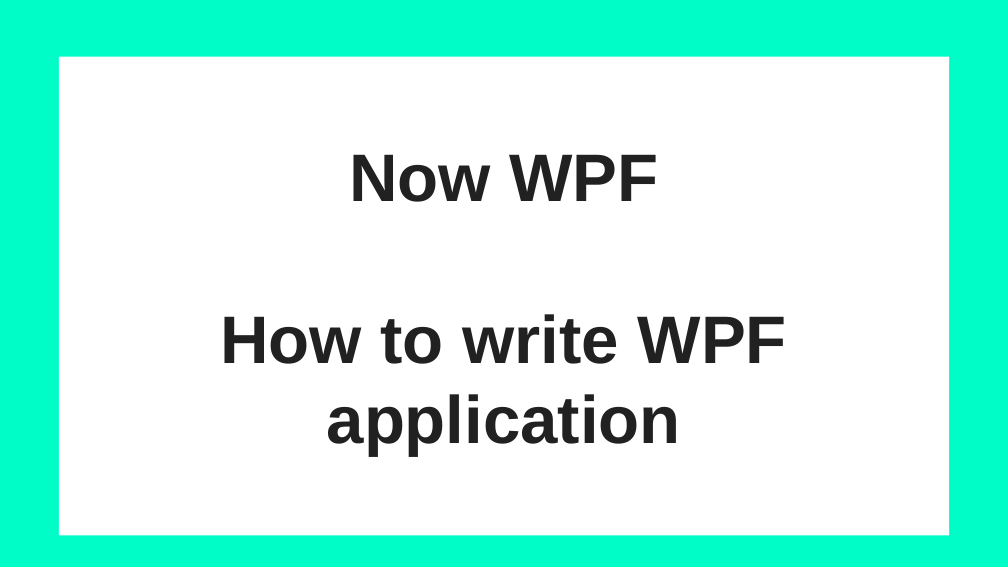
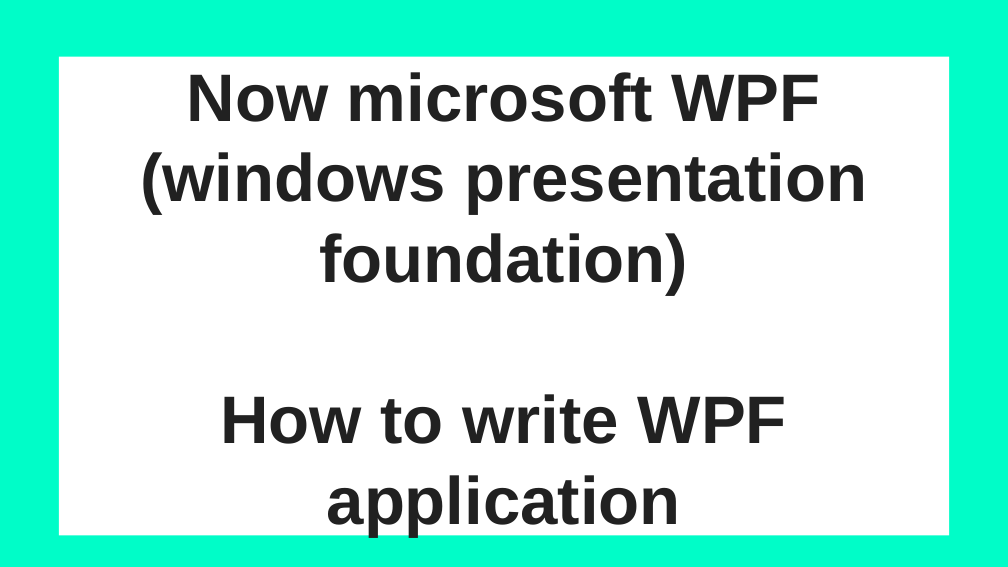
Before and after one commit to natashaiwscope/emulator_v0, a slide deck: slide 13 of ppt/CreateYourOwnApp.pptx. Drawn at 1008x567 pixels with LibreOffice and Linux fonts; fonts in the diff are those of the drawing. Boxes give left, top, right and bottom in pixels: in the first picture for what was removed or moved away, otherwise in the second. Text is boxed around its words. In the diff, an @@ line names an element or a change of style, - is before the commit and + after.

```diff
--- a/ppt/CreateYourOwnApp.pptx
+++ b/ppt/CreateYourOwnApp.pptx
@@ title at box(140, 72, 867, 537): text changed @@
-Now WPF
-How to write WPF application
+Now microsoft WPF
+(windows presentation foundation)
+How to write WPF application
```
Also in this commit, not shown: 5 other slides changed.
